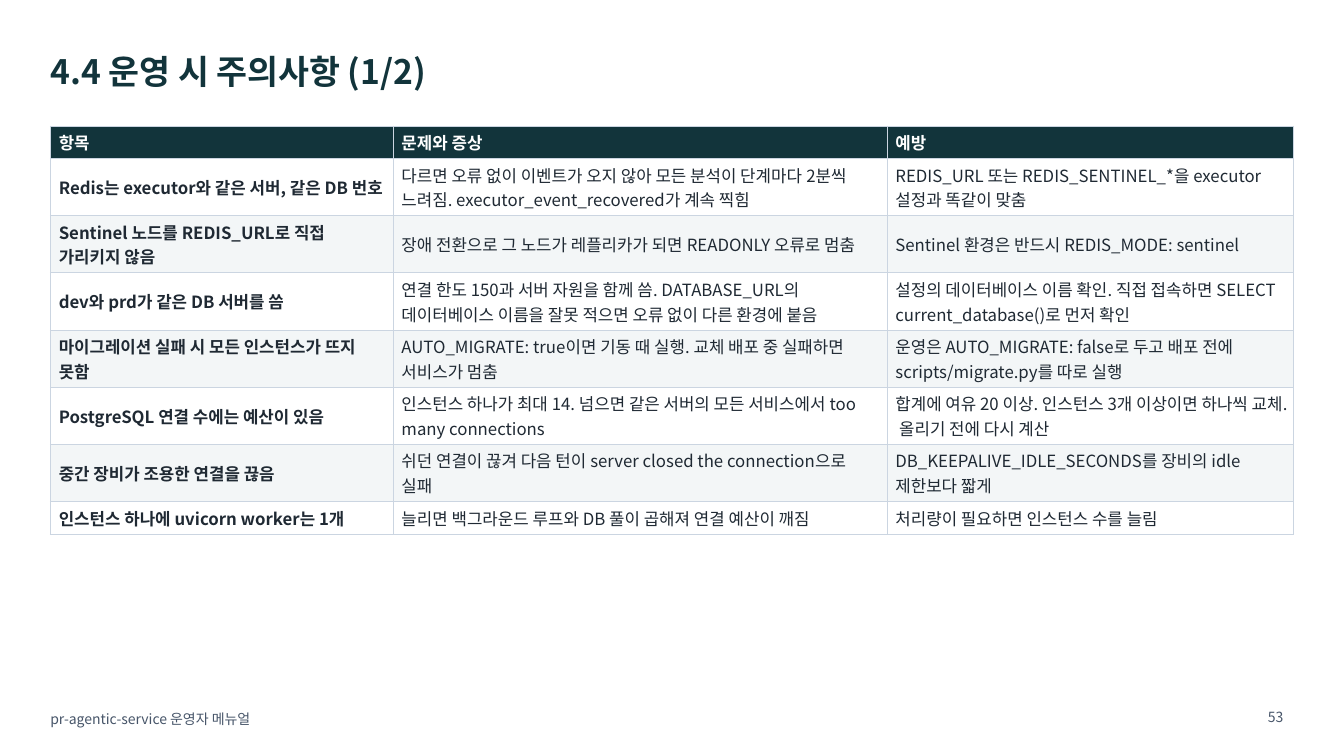
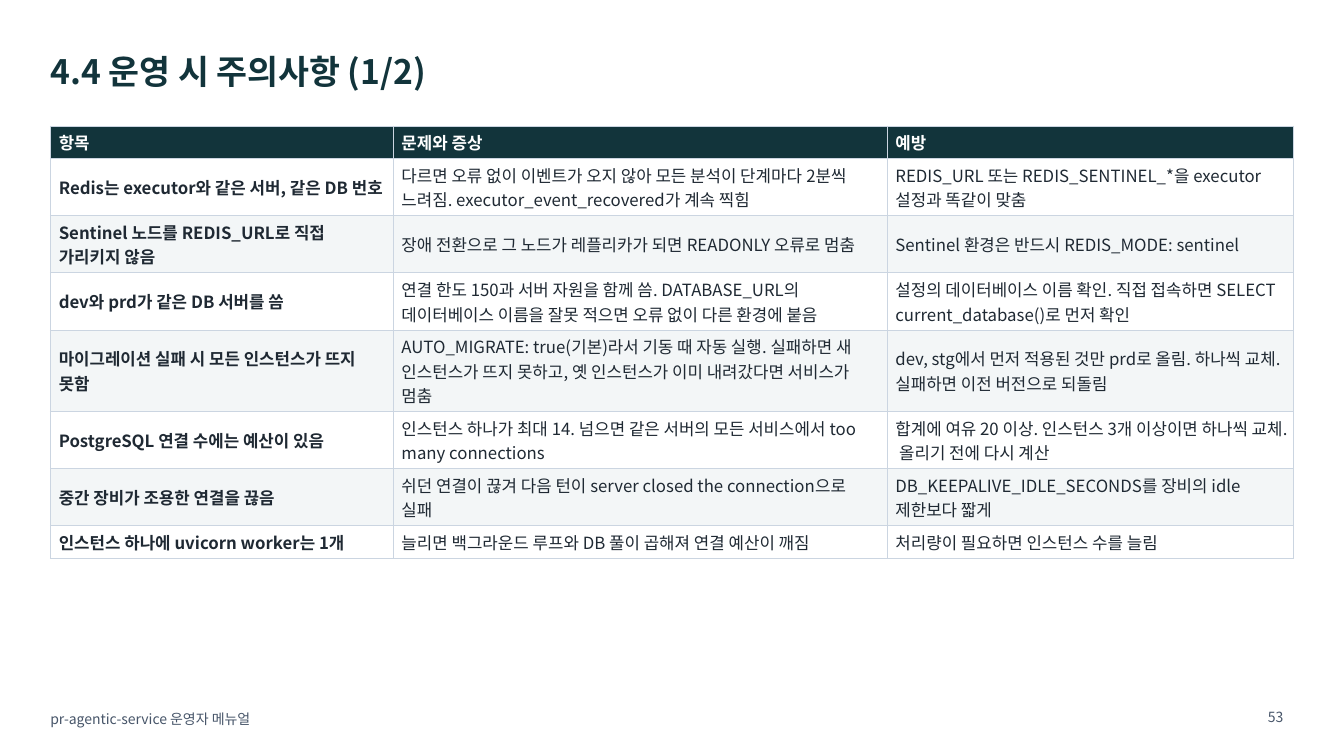
Before and after one commit to KimHwaJin/pr-agentic-service, a slide deck: slide 53 of docs/deliverables/08-operator-manual.pptx. Drawn at 1344x756 pixels with LibreOffice and Linux fonts; fonts in the diff are those of the drawing. Boxes give left, top, right and bottom in pixels: in the first picture for what was removed or moved away, otherwise in the second. Text is boxed around its words. In the diff, an @@ line names an element or a change of style, - is before the commit and + after.

```diff
--- a/docs/deliverables/08-operator-manual.pptx
+++ b/docs/deliverables/08-operator-manual.pptx
@@ table at [50,126,1294,555] @@
-row 5, column 2: AUTO_MIGRATE: true이면 기동 때 실행. 교체 배포 중 실패하면 서비스가 멈춤
+row 5, column 2: AUTO_MIGRATE: true(기본)라서 기동 때 자동 실행. 실패하면 새 인스턴스가 뜨지 못하고, 옛 인스턴스가 이미 내려갔다면 서비스가 멈춤
-row 5, column 3: 운영은 AUTO_MIGRATE: false로 두고 배포 전에 scripts/migrate.py를 따로 실행
+row 5, column 3: dev, stg에서 먼저 적용된 것만 prd로 올림. 하나씩 교체. 실패하면 이전 버전으로 되돌림
```
Also in this commit, not shown: 7 other slides changed, 1 slide added, 12 other files.
